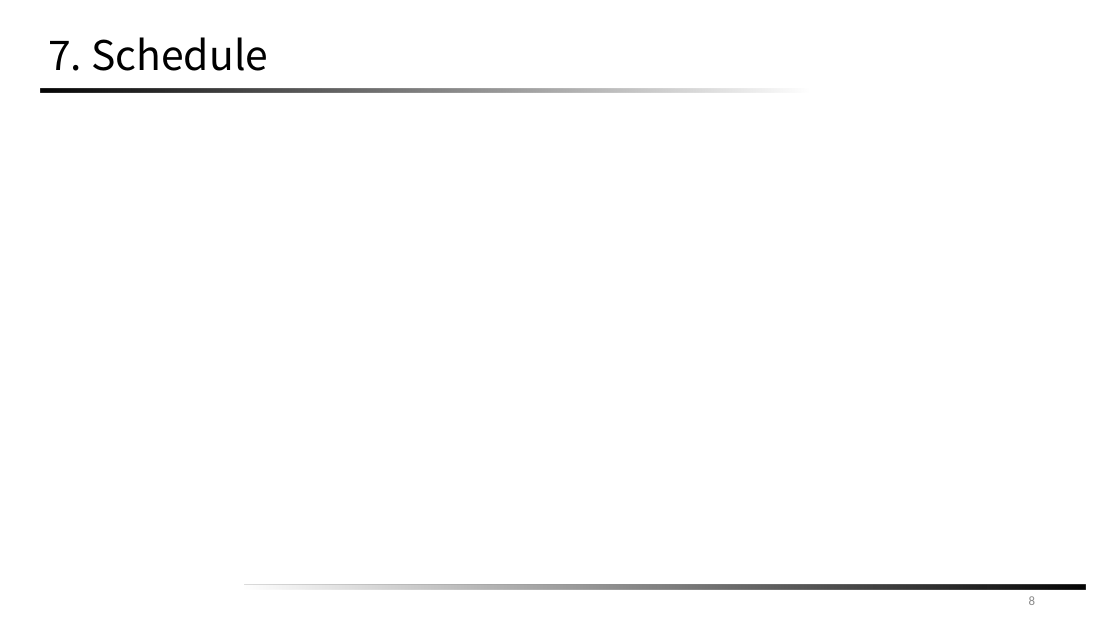
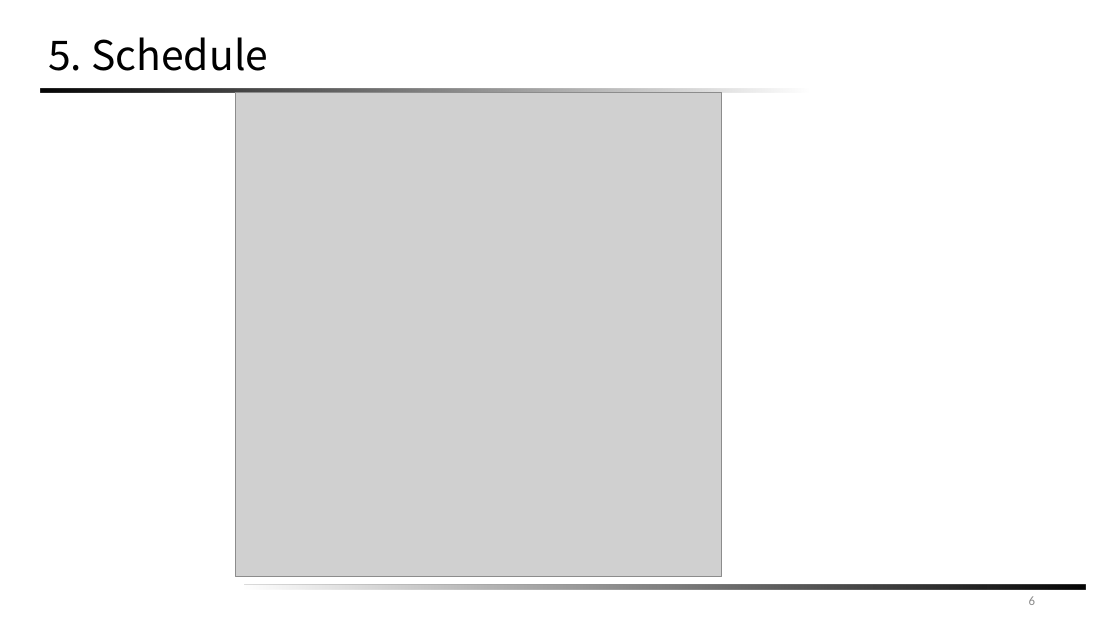
Before and after one commit to Kwak-Jin/IAIA, a slide deck: slide 6 of Project/Robot Automation/[IAIA]Collaborative Robot Project Proposal(241108).pptx (slide 8 before the commit). Drawn at 1120x630 pixels with LibreOffice and Linux fonts; fonts in the diff are those of the drawing; grey boxes stand for pictures. Boxes give left, top, right and bottom in pixels: in the first picture for what was removed or moved away, otherwise in the second. Text is boxed around its words. In the diff, an @@ line names an element or a change of style, - is before the commit and + after.

```diff
--- a/Project/Robot Automation/[IAIA]Collaborative Robot Project Proposal(241108).pptx
+++ b/Project/Robot Automation/[IAIA]Collaborative Robot Project Proposal(241108).pptx
@@ title at (48, 37, 268, 71): text changed @@
-7. Schedule
+5. Schedule
@@ picture added at (235, 92, 722, 577) @@
@@ page number at (1029, 596, 1035, 605): text changed @@
-8
+6
```
Also in this commit, not shown: 2 other slides changed, 3 slides added, 6 slides removed, 10 other files.
